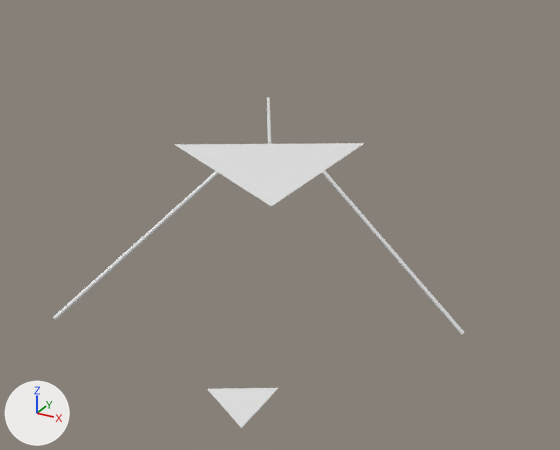
Two versions of the Blender file blender/deltabot.blend, one commit apart.
Before and after are seen from a camera (50 mm lens) standing at (1.79, -3.15, 1.25) and looking at (-0.01, 0.11, -0.38). The axes (+X, +Y, +Z) are drawn at lower left. The lights are the same throughout.

The first picture shows 'Endefector', 'J0', 'J1', 'J2', 'Top'.
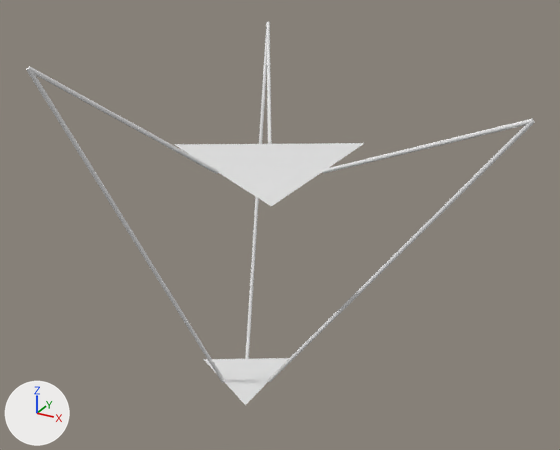
Commit message: blender: added re arms using constraints

Location of each change, [x1, y1, x2, y2] in pixels of the pictures (560 x 450 px):
'J2', turned: before [53, 171, 219, 320]; after [28, 66, 219, 174]
'e', added: after [203, 358, 289, 405]
'J0', turned: before [322, 170, 464, 335]; after [322, 118, 533, 173]
're2', added: after [26, 68, 225, 383]
're0', added: after [268, 120, 535, 382]
'Endefector', deleted: before [208, 388, 278, 428]
're1', added: after [245, 36, 267, 359]
'J1', turned: before [267, 97, 272, 144]; after [266, 22, 272, 144]

Edits to the bpy script that builds the scene:
```text
Add me_re:
    me_re.from_pydata(...)  # 64 vertices, 34 faces; spans x -0.01..0.01, y -0.01..0.01, z -2.0..0.0
Add me_plane_001_1:
    me_plane_001_1.from_pydata([(0.289, 0.5, 0.0), (-0.577, 0.0, 0.0), (0.289, -0.5, 0.0), (-0.144, -0.25, 0.0), (0.289, 0.0, 0.0), (-0.144, 0.25, 0.0)], [], [(3, 5, 1), (2, 4, 3), (4, 0, 5), (3, 4, 5)])
Change ob_j2:
    ob_j2.rotation_euler: (0.0, 0.572, -2.094) -> (0.0, -0.623, -2.094)  # degrees (0, 33, -120) -> degrees (0, -36, -120)
Change ob_j1:
    ob_j1.rotation_euler: (0.0, 0.0164, 2.094) -> (0.0, -0.503, 2.094)  # degrees (0, 0.9, 120) -> degrees (0, -29, 120)
Change ob_j0:
    ob_j0.rotation_euler: (0.0, 0.738, 0.0) -> (0.0, -0.385, 0.0)  # degrees (0, 42, 0) -> degrees (0, -22, 0)
Remove ob_endefector:
    ob_endefector = bpy.data.objects.new('Endefector', me_plane_001)
    ob_endefector.location = (-0.538, 0.549, -1.967)
    ob_endefector.scale = (0.5, 0.5, 0.5)
Add ob_re0:
    ob_re0 = bpy.data.objects.new('re0', me_re)
    ob_re0.location = (1.215, 0.0, 0.376)
    ob_re0.rotation_euler = (0.0, -0.638, -3.083)  # degrees (0, -37, -177)
Add ob_re1:
    ob_re1 = bpy.data.objects.new('re1', me_re)
    ob_re1.location = (-0.582, 1.009, 0.482)
    ob_re1.rotation_euler = (0.0, -0.542, -1.18)  # degrees (0, -31, -68)
Add ob_re2:
    ob_re2 = bpy.data.objects.new('re2', me_re)
    ob_re2.location = (-0.55, -0.953, 0.584)
    ob_re2.rotation_euler = (0.0, -0.433, 1.126)  # degrees (0, -25, 65)
Add ob_e:
    ob_e = bpy.data.objects.new('e', me_plane_001_1)
    ob_e.location = (-0.117, -0.07, -1.232)
    ob_e.scale = (0.5, 0.5, 0.5)
```
